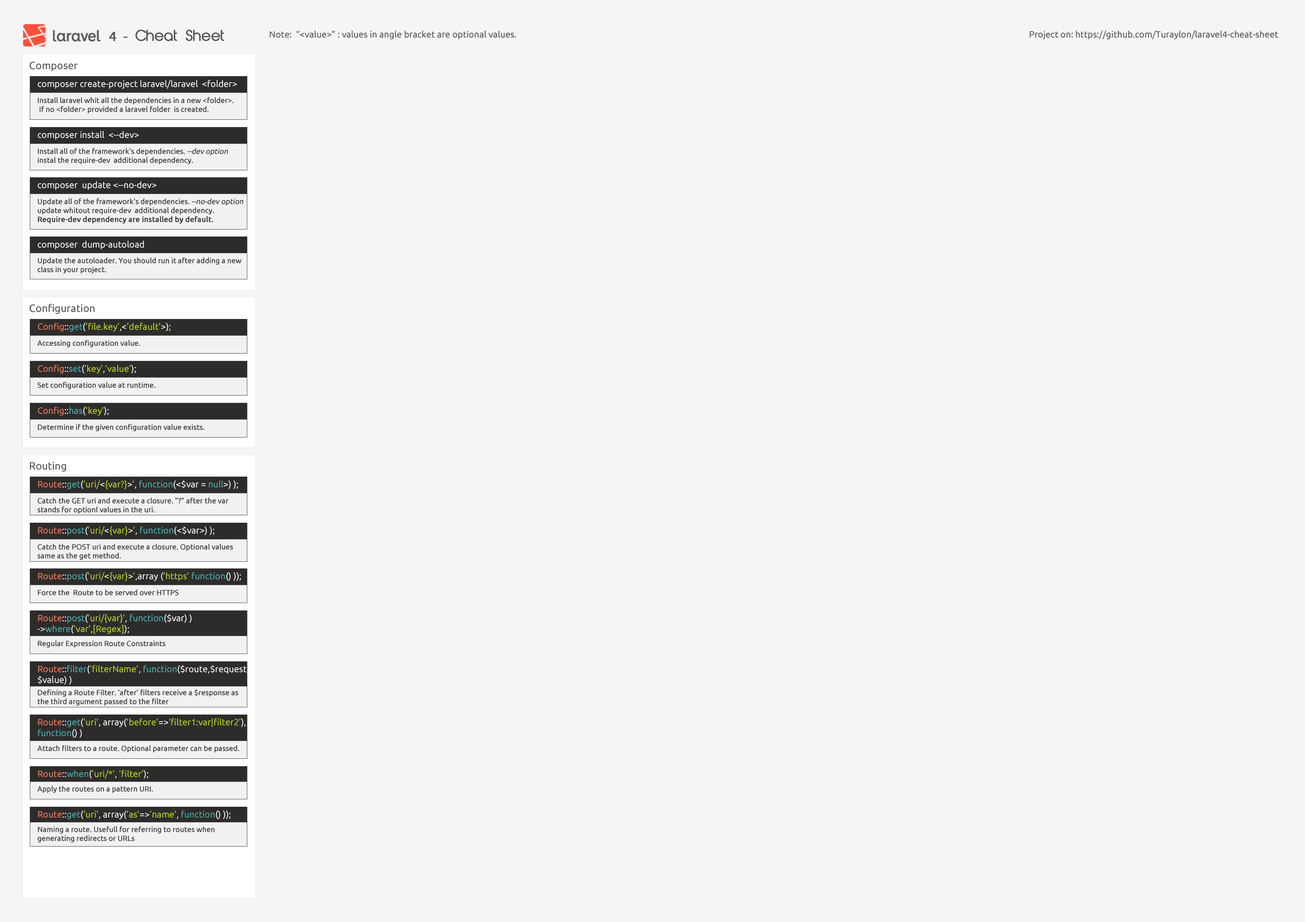
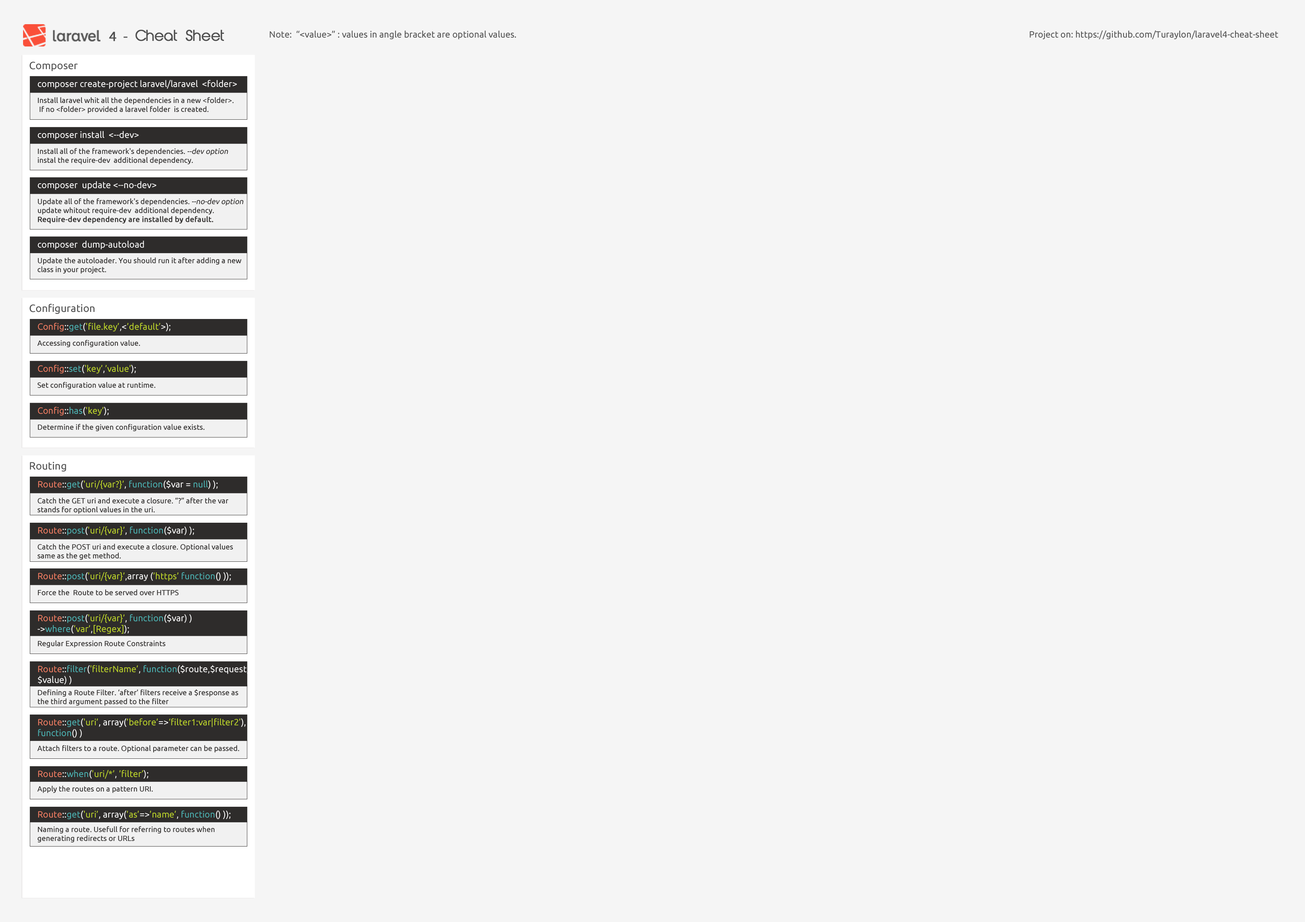
Revision of a layered 1305 x 922 image; what changed, layer by layer:
renamed "Route::post('uri/<{var}>’,array (’https’ function() ));" to "Route::post('uri/{var}’,array (’https’ function() ));", painted on it over [104, 572, 242, 582]
renamed "Route::post('uri/<{var}>’, function(<$var>) );" to "Route::post('uri/{var}’, function($var) );", painted on it over [104, 526, 215, 536]
renamed "Route::get('uri/<{var?}>’, function(<$var = null>) );" to "Route::get('uri/{var?}’, function($var = null) );", painted on it over [100, 480, 239, 490]
